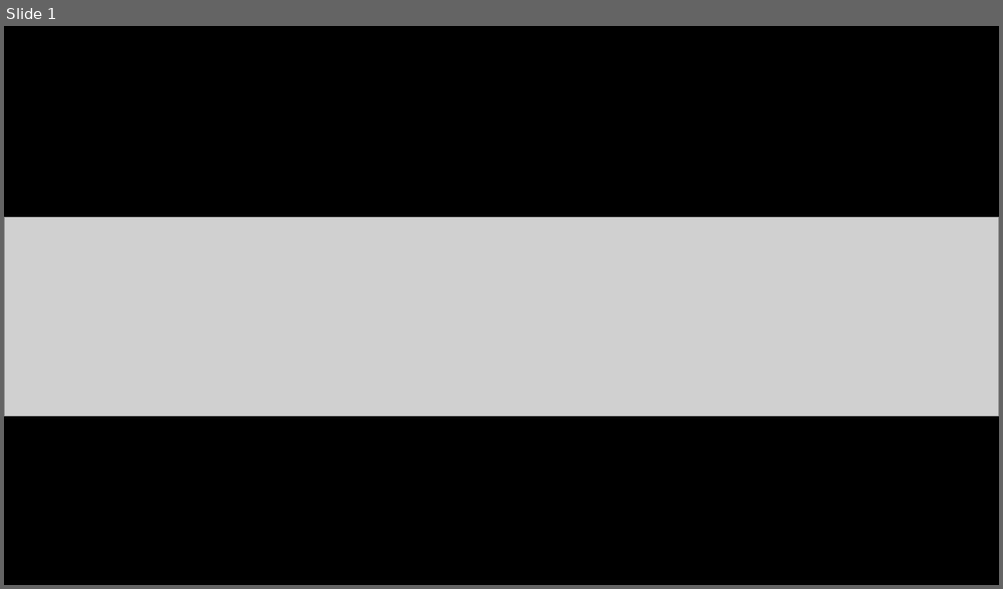
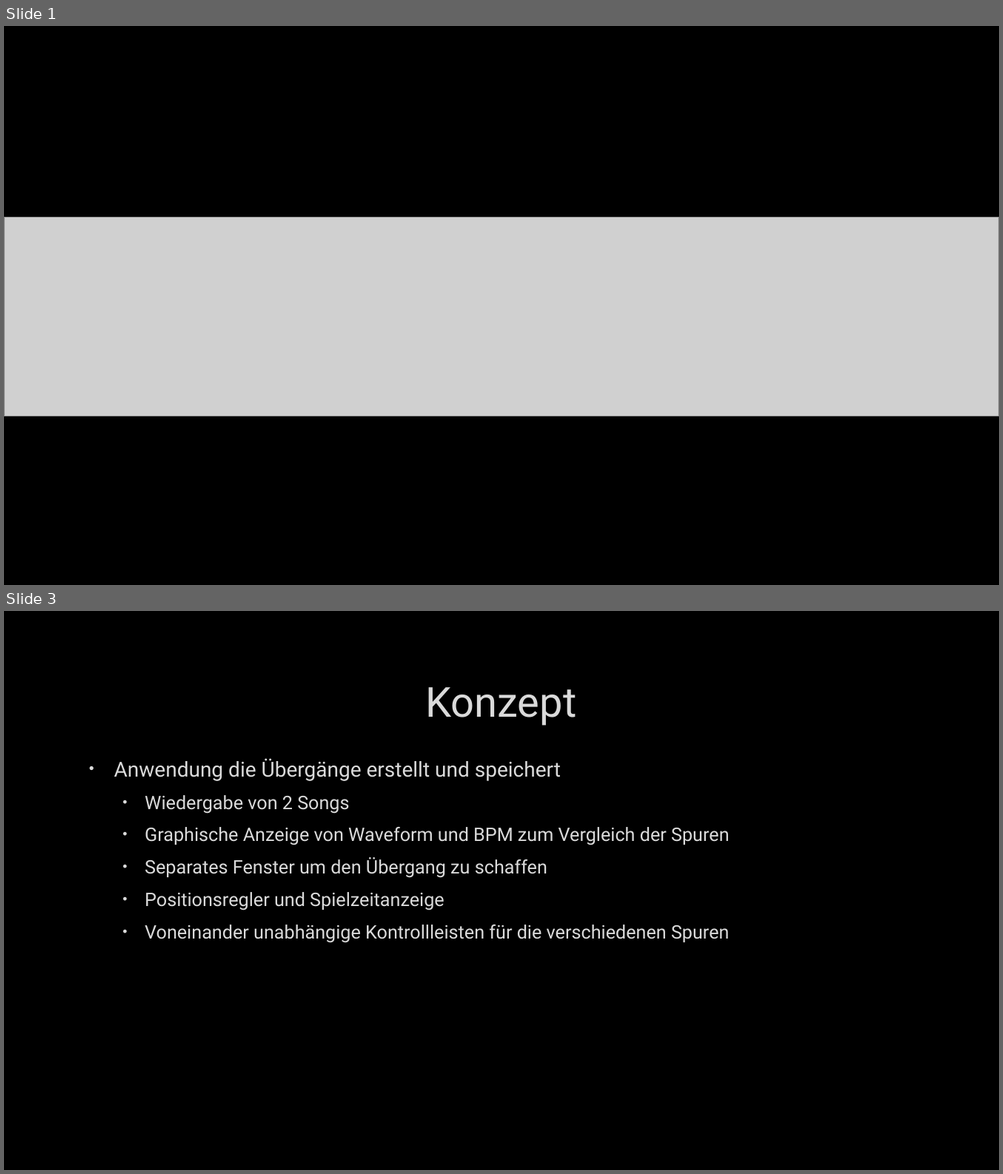
Before and after one commit to kminhc/ewsbeleg, a slide deck: Präsentation1.pptx. Shown one above the other, each under a label of ours: slide 1 before the commit, slides 1 and 3 after it; the slides between them are not shown. The pictures are 1003x589 and 1003x1174 pixels, drawn with LibreOffice and Linux fonts; fonts in the diff are those of the drawing; grey boxes stand for pictures; background and template pictures are left out. Boxes give left, top, right and bottom in pixels: in the first picture for what was removed or moved away, otherwise in the second. Text is boxed around its words. In the diff, an @@ line names an element or a change of style, - is before the commit and + after.

Commit message:
asd

```diff
--- a/Präsentation1.pptx
+++ b/Präsentation1.pptx
@@ slide 3 added at bbox=[4, 611, 999, 1170], background picture (left out) @@
@@ title added at bbox=[425, 687, 576, 726], 40 pt, text #DADADA @@
+Konzept
@@ text added at bbox=[114, 758, 729, 943], 18 pt, text #DADADA @@
+• Anwendung die Übergänge erstellt und speichert
+  • Wiedergabe von 2 Songs
+  • Graphische Anzeige von Waveform und BPM zum Vergleich der Spuren
+  • Separates Fenster um den Übergang zu schaffen
+  • Positionsregler und Spielzeitanzeige
+  • Voneinander unabhängige Kontrollleisten für die verschiedenen Spuren
```
Also in this commit, not shown: 1 other slide added.
